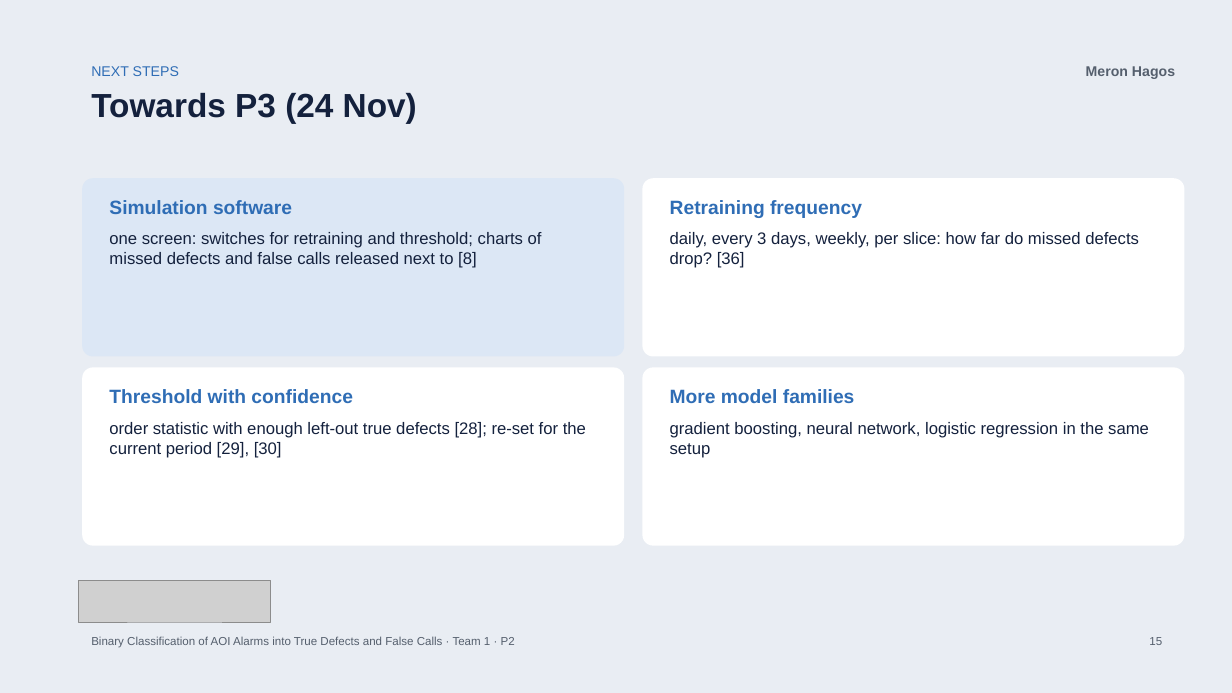
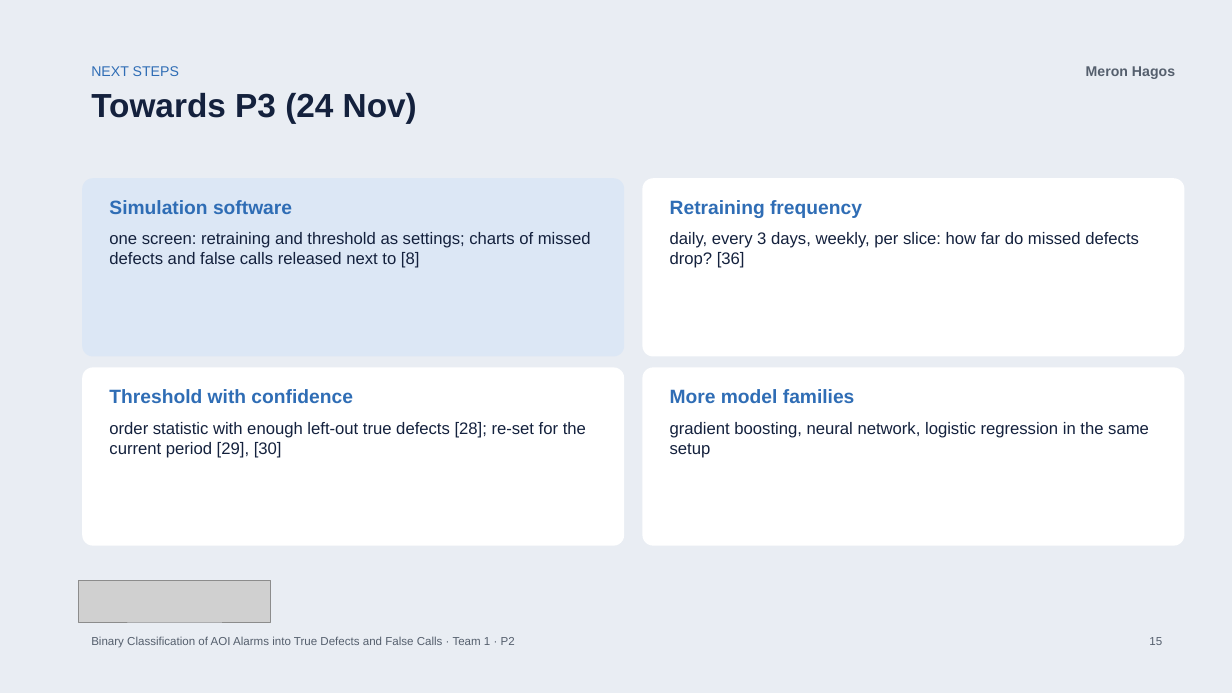
Before and after one commit to bodhi584/aoi-false-call-classification, a slide deck: slide 15 of docs/slides_p2.pptx. Drawn at 1232x693 pixels with LibreOffice and Linux fonts; fonts in the diff are those of the drawing; grey boxes stand for pictures. Boxes give left, top, right and bottom in pixels: in the first picture for what was removed or moved away, otherwise in the second. Text is boxed around its words. In the diff, an @@ line names an element or a change of style, - is before the commit and + after.

Commit message:
P2 slides: revision of P1 after the core paper; switches -> variables (#32, #36)

```diff
--- a/docs/slides_p2.pptx
+++ b/docs/slides_p2.pptx
@@ text at [109,232,591,268]: text changed @@
-one screen: switches for retraining and threshold; charts of missed defects and false calls released next to [8]
+one screen: retraining and threshold as settings; charts of missed defects and false calls released next to [8]
```
Also in this commit, not shown: 5 other slides changed, 5 other files.
